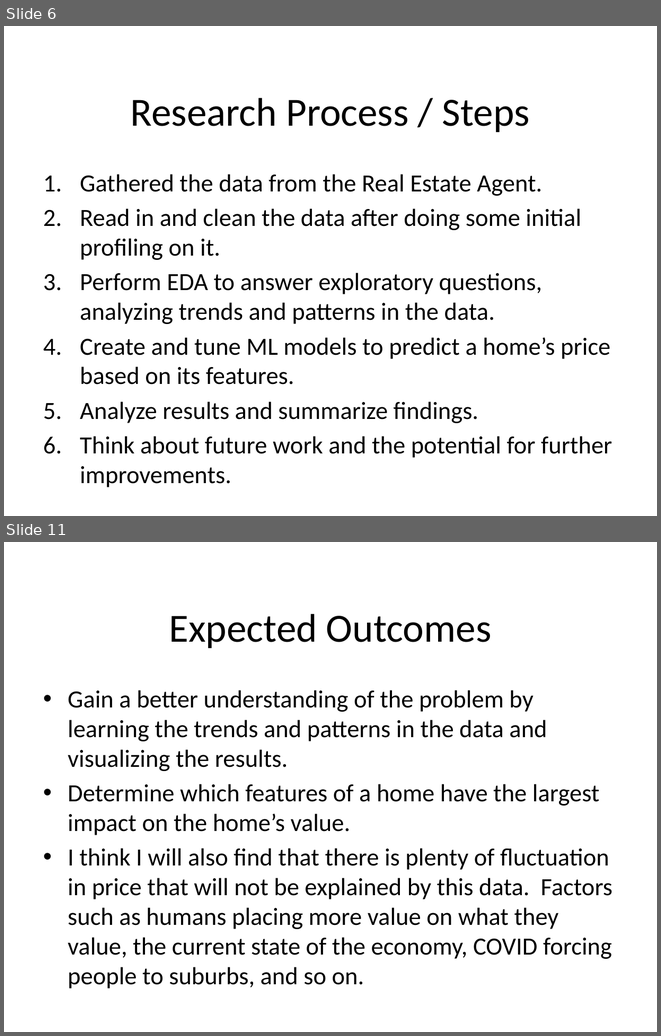
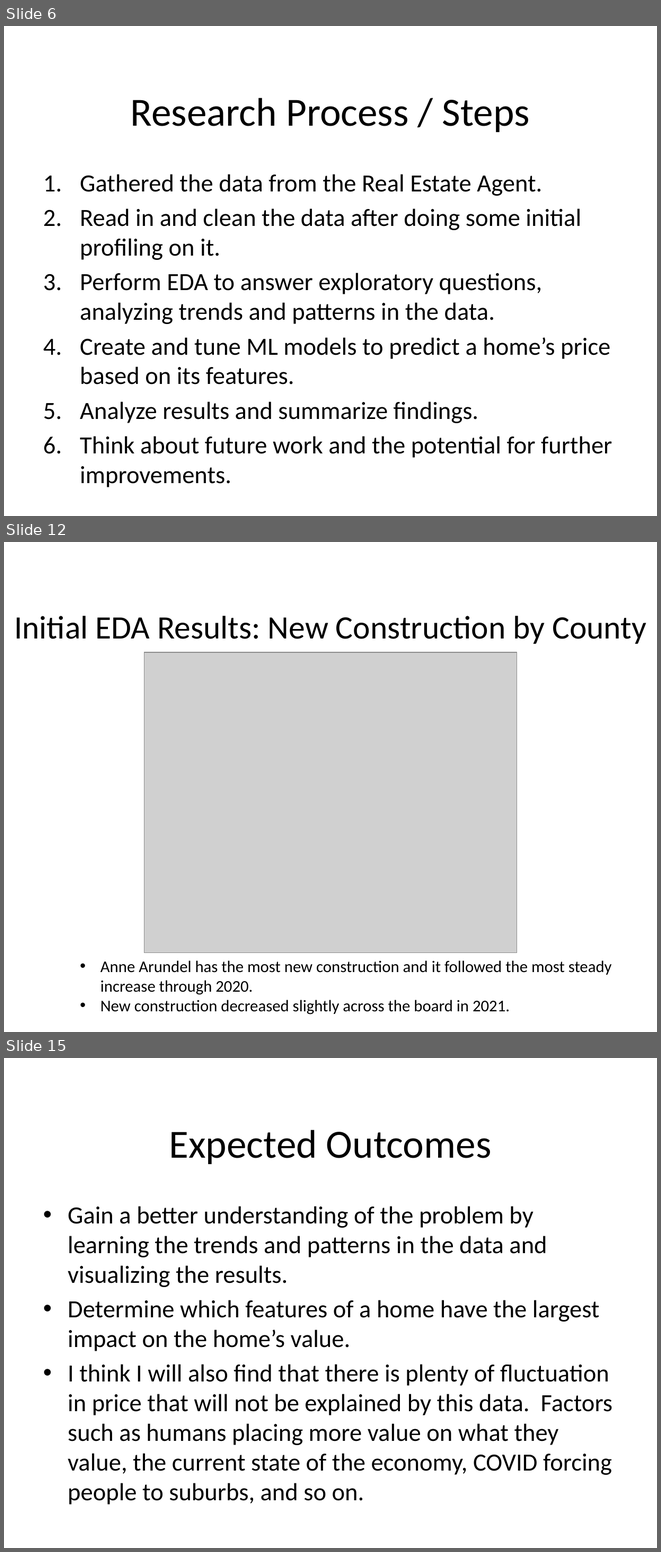
Before and after one commit to DATA-606-SPRING-2022/Zach_DATA606, a slide deck: Presentations/EDA_Presentation.pptx. Shown one above the other, each under a label of ours: slides 6 and 11 before the commit, slides 6, 12 and 15 after it; the slides between them are not shown. The pictures are 661x1036 and 661x1552 pixels, drawn with LibreOffice and Linux fonts; fonts in the diff are those of the drawing; grey boxes stand for pictures; background and template pictures are left out. Boxes give left, top, right and bottom in pixels: in the first picture for what was removed or moved away, otherwise in the second. Text is boxed around its words. In the diff, an @@ line names an element or a change of style, - is before the commit and + after.

```diff
--- a/Presentations/EDA_Presentation.pptx
+++ b/Presentations/EDA_Presentation.pptx
@@ slide 12 added at <box>4,542,657,1032</box>, background #FFFFFF @@
@@ title added at <box>14,616,646,644</box>, 36 pt, text #000000 @@
+Initial EDA Results: New Construction by County
@@ picture added at <box>144,652,517,953</box> @@
@@ text added at <box>100,960,612,1014</box>, 18 pt, text #000000 @@
+• Anne Arundel has the most new construction and it followed the most steady increase through 2020.
+• New construction decreased slightly across the board in 2021.
@@ what was slide 11 is now slide 15 @@
```
Also in this commit, not shown: 4 slides changed, 3 other slides added, 4 other files.
